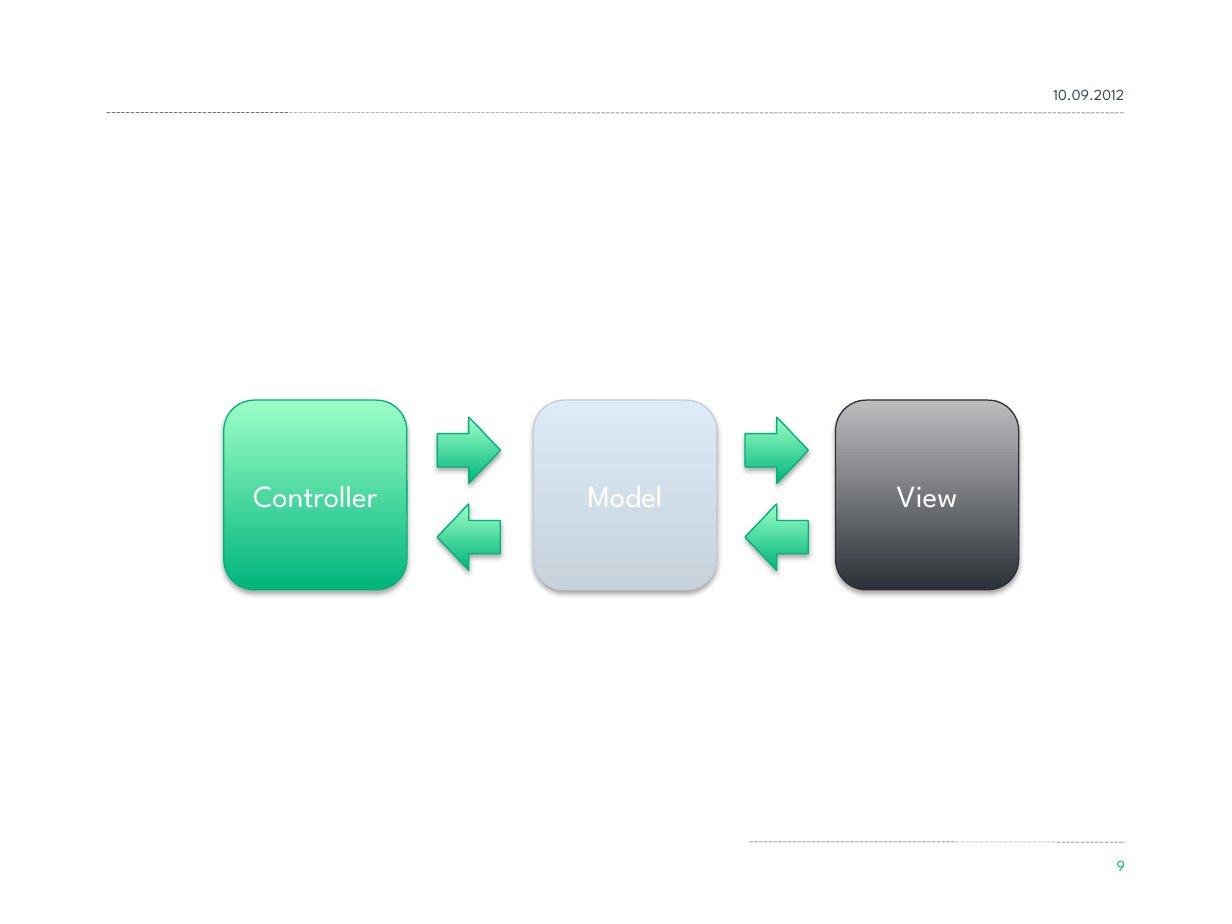
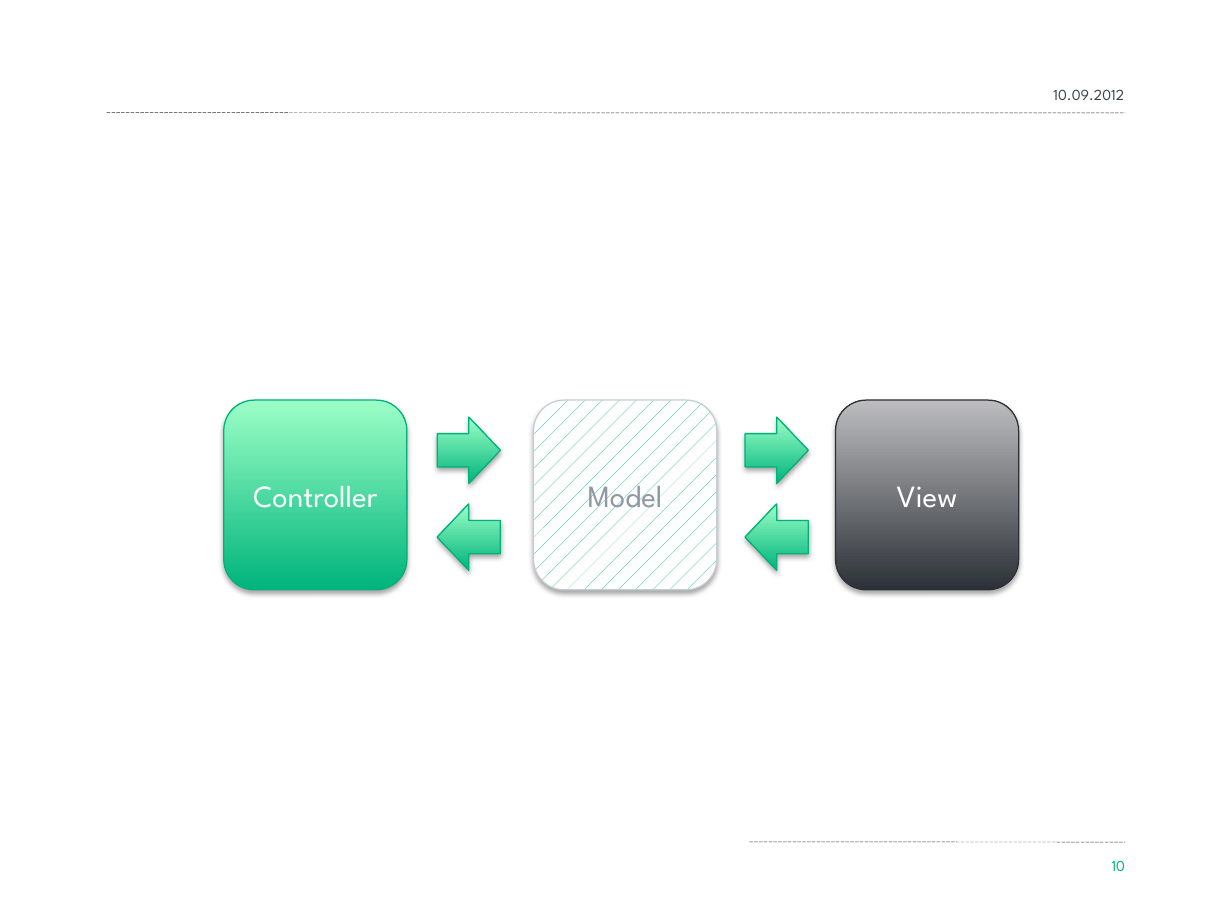
Before and after one commit to yngvebn/MVCKurs, a slide deck: slide 10 of Material/MVC.pptx (slide 9 before the commit). Drawn at 1232x924 pixels with LibreOffice and Linux fonts; fonts in the diff are those of the drawing; background and template pictures are left out. Boxes give left, top, right and bottom in pixels: in the first picture for what was removed or moved away, otherwise in the second. Text is boxed around its words. In the diff, an @@ line names an element or a change of style, - is before the commit and + after.

```diff
--- a/Material/MVC.pptx
+++ b/Material/MVC.pptx
@@ rounded rectangle "Model" at [533, 400, 717, 590]: text colour #FFFFFF to #8E98A3; fill gradient #C8D3DC to #DEEBF6 to pattern #00B57C on #FFFFFF @@
@@ page number at [1112, 860, 1126, 871]: text changed @@
-9
+10
```
Also in this commit, not shown: 1 other slide changed, 2 slides added.
